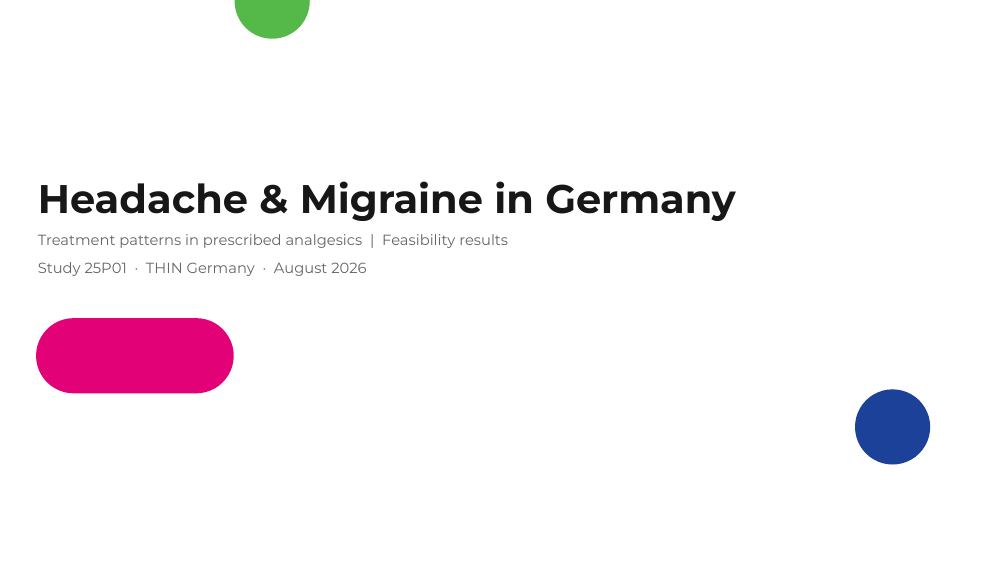
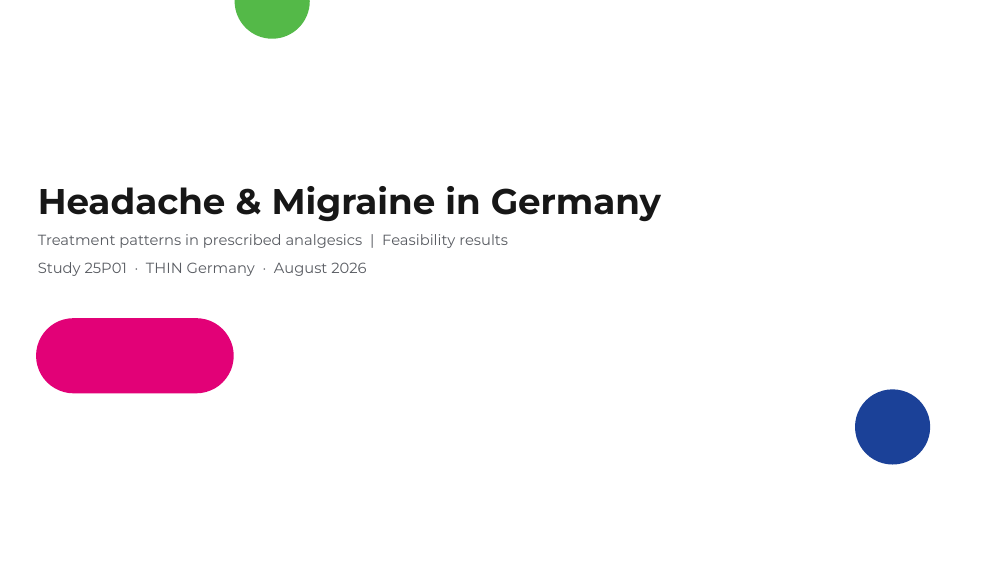
Before and after one commit to rj-irvine/de-migraine, a slide deck: slide 1 of documents/DE_Migraine_Treatment_Patterns_Summary.pptx. Drawn at 1008x567 pixels with LibreOffice and Linux fonts; fonts in the diff are those of the drawing; background and template pictures are left out. Boxes give left, top, right and bottom in pixels: in the first picture for what was removed or moved away, otherwise in the second. Text is boxed around its words. In the diff, an @@ line names an element or a change of style, - is before the commit and + after.

Commit message:
format simple

```diff
--- a/documents/DE_Migraine_Treatment_Patterns_Summary.pptx
+++ b/documents/DE_Migraine_Treatment_Patterns_Summary.pptx
@@ title "Headache & Migraine in Germany" at <box>38,186,661,222</box>: size 38 to 34 pt @@
```
Also in this commit, not shown: 8 other slides changed.
